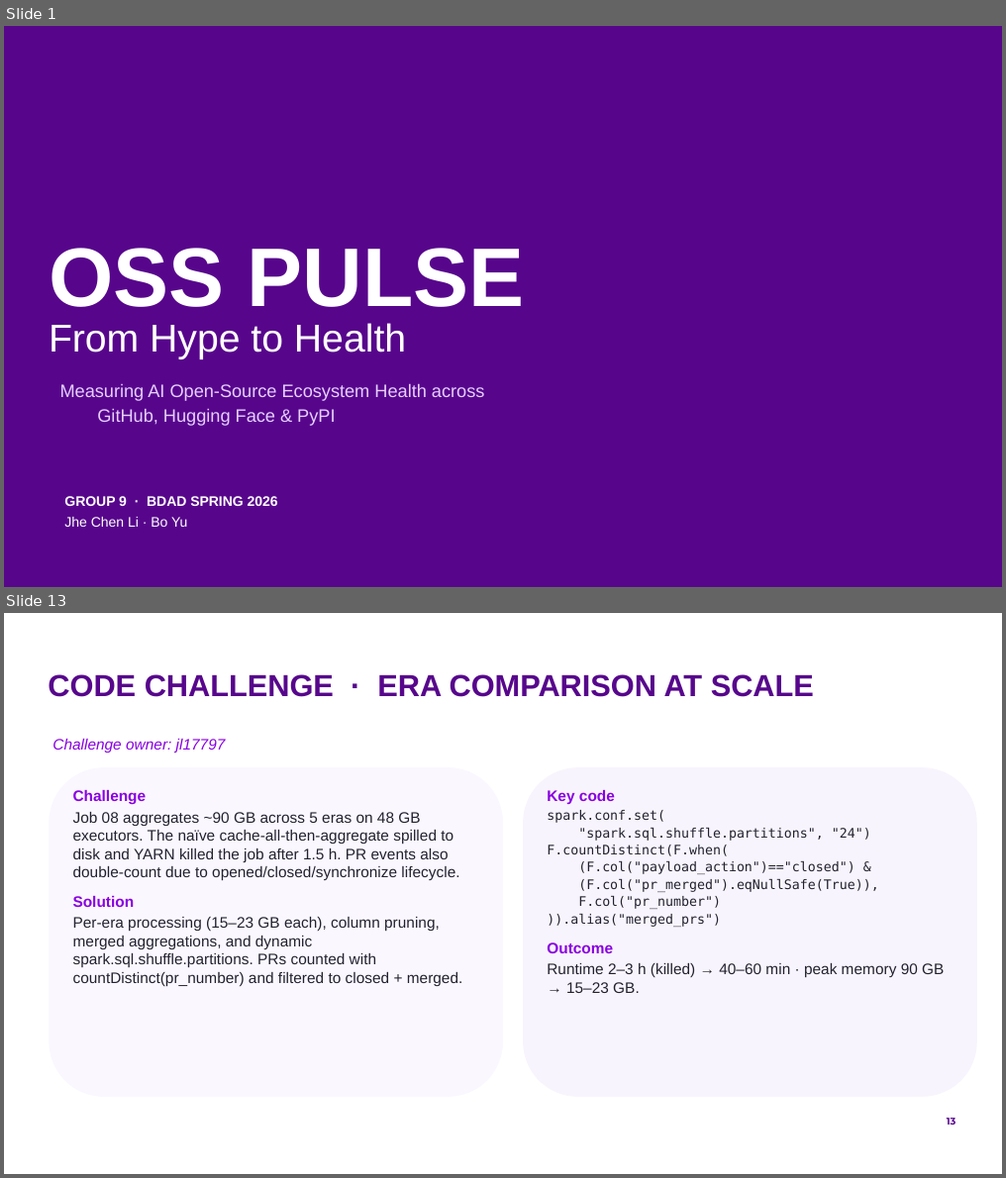
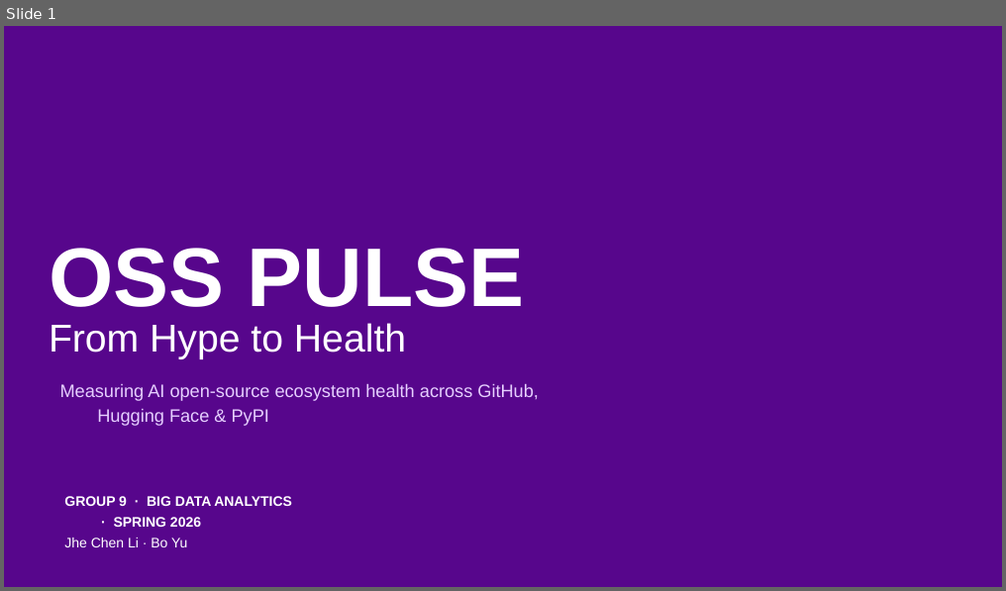
Before and after one commit to by2566-hash/OSS_Pulse, a slide deck: report/presentation/group9_oss_pulse.pptx. Shown one above the other, each under a label of ours: slides 1 and 13 before the commit, slide 1 after it; the slides between them are not shown. The pictures are 1006x1178 and 1006x591 pixels, drawn with LibreOffice and Linux fonts; fonts in the diff are those of the drawing; background and template pictures are left out. Boxes give left, top, right and bottom in pixels: in the first picture for what was removed or moved away, otherwise in the second. Text is boxed around its words. In the diff, an @@ line names an element or a change of style, - is before the commit and + after.

```diff
--- a/report/presentation/group9_oss_pulse.pptx
+++ b/report/presentation/group9_oss_pulse.pptx
@@ slide 13 removed at [4,613,1002,1174], background #FFFFFF @@
@@ title removed at [48,674,814,697] @@
-CODE CHALLENGE · ERA COMPARISON AT SCALE
@@ text removed at [53,739,226,753] @@
-Challenge owner: jl17797
@@ rounded rectangle removed at [49,767,503,1097] @@
@@ text removed at [73,790,463,986] @@
-Challenge
-Job 08 aggregates ~90 GB across 5 eras on 48 GB executors. The naïve cache-all-then-aggregate spilled to disk and YARN killed the job after 1.5 h. PR events also double-count due to opened/closed/synchronize lifecycle.
-Solution
-Per-era processing (15–23 GB each), column pruning, merged aggregations, and dynamic spark.sql.shuffle.partitions. PRs counted with countDistinct(pr_number) and filtered to closed + merged.
@@ rounded rectangle removed at [523,767,977,1097] @@
@@ text removed at [547,790,944,993] @@
-Key code
-spark.conf.set(
-"spark.sql.shuffle.partitions", "24")
-F.countDistinct(F.when(
-(F.col("payload_action")=="closed") &
-(F.col("pr_merged").eqNullSafe(True)),
-F.col("pr_number")
-)).alias("merged_prs")
-Outcome
-Runtime 2–3 h (killed) → 40–60 min · peak memory 90 GB → 15–23 GB.
@@ page number removed at [946,1118,956,1125] @@
-13
@@ slide 1 changed as well @@
@@ subtitle at [60,384,539,426]: text changed @@
-Measuring AI Open-Source Ecosystem Health across GitHub, Hugging Face & PyPI
+Measuring AI open-source ecosystem health across GitHub, Hugging Face & PyPI
@@ text at [64,496,292,527]: text changed @@
-GROUP 9 · BDAD SPRING 2026
+GROUP 9 · BIG DATA ANALYTICS · SPRING 2026
```
Also in this commit, not shown: 4 other slides changed, 10 slides added, 19 other slides removed, 21 other files.
